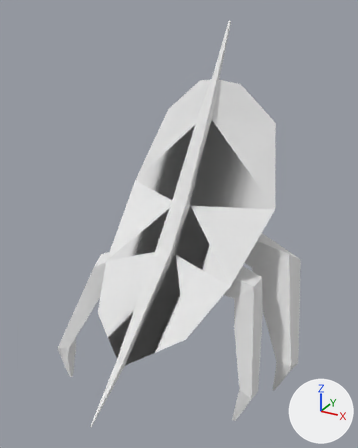
An edit to the OBJ model projects/Resonance v2/res/animations/walking/Walking-23.obj, drawn before and after from the same camera.
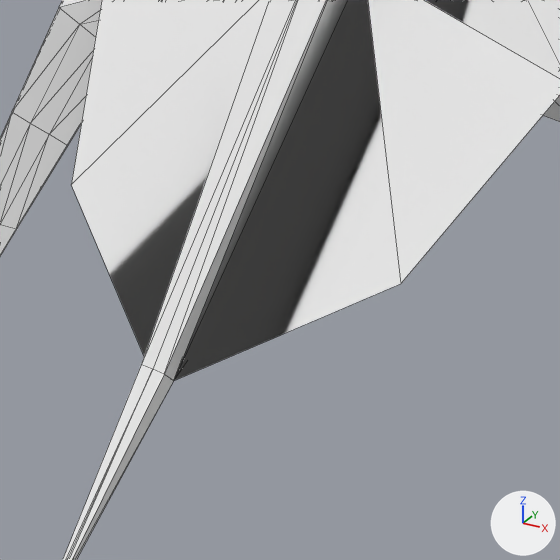
Each version appears first whole from a camera (50 mm lens) standing at (1.07, -1.94, 1.8) and looking at (0.03, -0.05, 0.86), and next in a close-up on the part from 22% to 64% of the width and 59% to 92% of the height. The lights are fixed; the arrows at lower right show +X, +Y and +Z. The close-ups show mesh edges as thin lines. Where no turn or scale is listed for an object, it has been applied to the vertices.

Before the edit, the objects in view are built like this:
```python
me_cube = bpy.data.meshes.new('Cube')
me_cube.from_pydata(...)  # 580 vertices, 1150 faces; spans x -0.63..0.64, y -0.75..0.63, z 0.0..1.74
me_cube.materials.append(mat_material_001)  # white #e7e7e7
ob_cube = bpy.data.objects.new('Cube', me_cube)
ob_cube.location = (0.0, 0.0, 0.0)
```
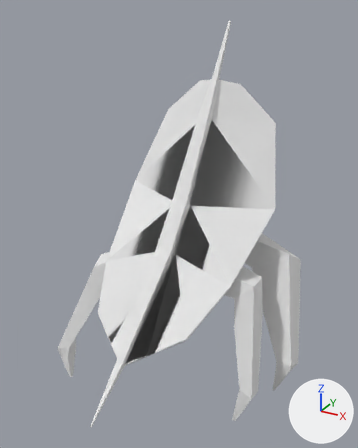
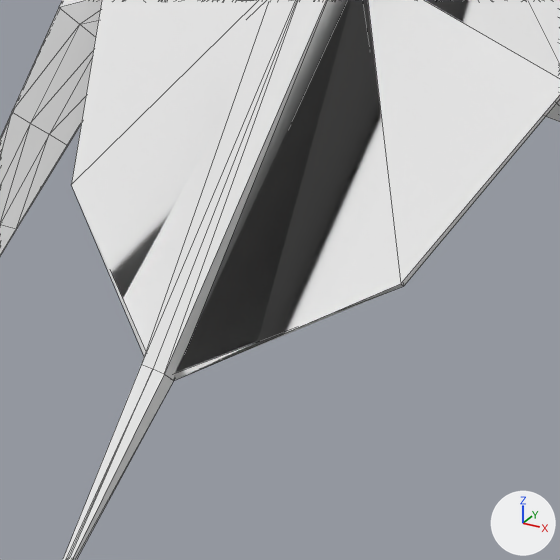
What the commit changed:
me_cube is used by ob_cube; location (0.0, 0.0, 0.0).
me_cube had 580 vertices, 1150 faces and spanned x -0.63..0.64, y -0.75..0.63, z 0.0..1.74.
me_cube now has 1160 vertices, 2336 faces and spans x -0.63..0.64, y -0.75..0.63, z 0.0..1.74.
me_cube part 1: 580 vertices added at x -0.63..0.63, y -0.75..0.62, z 0.01..1.73.

Location of each change, [x1, y1, x2, y2] in pixels of the close-ups (560 x 560 px):
part 1 of me_cube, added
    after: [73, 0, 560, 380]
